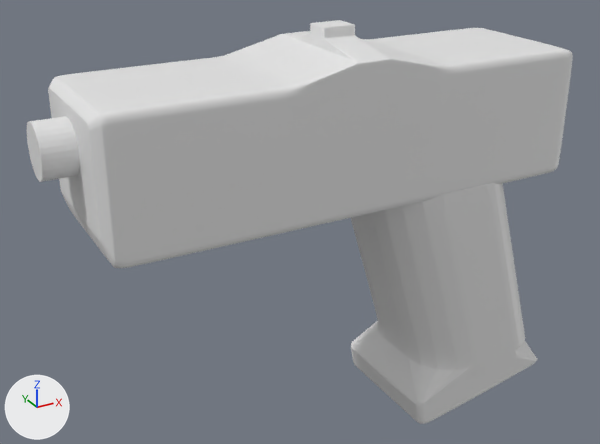
Before and after pictures for a commit that changed the Blender file models/usp2.blend.
The view is the same before and after, from a camera (50 mm lens) standing at (-4.36, -9.19, 5.07) and looking at (0.81, 0.2, 0.37). Lighting does not change. The marker at lower left points along +X, +Y and +Z.

The scene before the commit, as lines of its bpy script (objects in view):
```python
me_cube_001 = bpy.data.meshes.new('Cube.001')
me_cube_001.from_pydata(...)  # 32 vertices, 23 faces; spans x -4.83..1.97, y -1.0..0.0, z -0.87..1.42
me_cylinder = bpy.data.meshes.new('Cylinder')
me_cylinder.from_pydata(...)  # a 32-sided cylinder along z spanning x -1.0..1.0, y -1.0..1.0, z -1.0..1.0
me_plane = bpy.data.meshes.new('Plane')
me_plane.from_pydata(...)  # 47 vertices, 32 faces; spans x -1.54..1.47, y -1.0..0.0, z -0.59..3.26
ob_cube = bpy.data.objects.new('Cube', me_cube_001)
ob_cube.location = (2.54, 0.0, 1.71)
_m = ob_cube.modifiers.new('Mirror', 'MIRROR')
_m.use_axis = (False, True, False)
_m.use_clip = True
_m = ob_cube.modifiers.new('Bevel', 'BEVEL')
_m.width = 8.194
_m.width_pct = 8.194
_m.segments = 4
_m.limit_method = 'NONE'
_m.offset_type = 'PERCENT'
_m.spread = 0.0
_m = ob_cube.modifiers.new('Subsurf', 'SUBSURF')
_m.levels = 2
ob_cylinder = bpy.data.objects.new('Cylinder', me_cylinder)
ob_cylinder.location = (-2.36, 0.0, 2.05)
ob_cylinder.rotation_euler = (0.0, 1.571, 0.0)  # degrees (0, 90, 0)
ob_cylinder.scale = (0.342, 0.342, 0.342)
ob_plane = bpy.data.objects.new('Plane', me_plane)
ob_plane.location = (3.1, 0.0, -2.33)
_m = ob_plane.modifiers.new('Mirror', 'MIRROR')
_m.use_axis = (False, True, False)
_m.use_clip = True
_m = ob_plane.modifiers.new('Bevel', 'BEVEL')
_m.width = 10.76
_m.width_pct = 10.76
_m.segments = 8
_m.limit_method = 'NONE'
_m.offset_type = 'PERCENT'
_m.spread = 0.0
_m = ob_plane.modifiers.new('Subsurf', 'SUBSURF')
_m.levels = 2
```
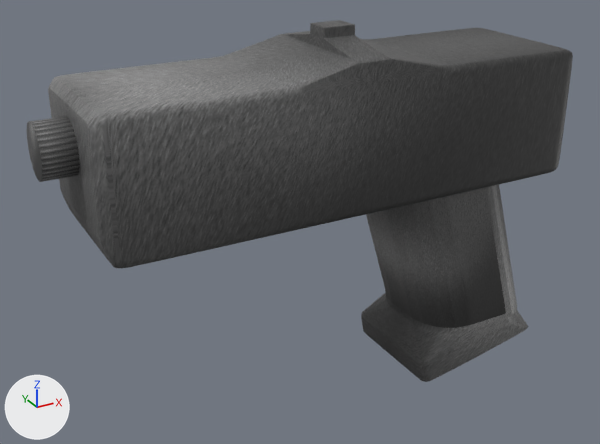
Patch to the scene script:
```diff
--- a/models/usp2.blend.py
+++ b/models/usp2.blend.py
@@ img_texturex_brushed_silver_steel_metal_stock_texture_800_jpg @@
+img_texturex_brushed_silver_steel_metal_stock_texture_800_jpg = load_image('TextureX Brushed Silver Steel Metal Stock Texture_800.jpg', 'TextureX Brushed Silver Steel Metal Stock Texture_800.jpg', 800, 600, 'sRGB')
@@ mat_texturex_brushed_silver_steel_metal_stock_texture_800_jpg @@
+mat_texturex_brushed_silver_steel_metal_stock_texture_800_jpg = principled_material('TextureX Brushed Silver Steel Metal Stock Texture_800.jpg')
+mat_texturex_brushed_silver_steel_metal_stock_texture_800_jpg.texture = img_texturex_brushed_silver_steel_metal_stock_texture_800_jpg
@@ me_cylinder @@
 me_cylinder.from_pydata(...)  # 64 vertices, 34 faces; spans x -1.0..1.0, y -1.0..1.0, z -1.0..1.0
+me_cylinder.materials.append(mat_texturex_brushed_silver_steel_metal_stock_texture_800_jpg)  # picture img_texturex_brushed_silver_steel_metal_stock_texture_800_jpg
@@ me_cube_001 @@
 me_cube_001.from_pydata(...)  # 32 vertices, 23 faces; spans x -4.83..1.97, y -1.0..0.0, z -0.87..1.42
 # used by ob_cube; location = (2.54, 0.0, 1.71)
+# me_cube_001 part 1: texture (UV) coordinates changed
+me_cube_001.materials.append(mat_texturex_brushed_silver_steel_metal_stock_texture_800_jpg)  # picture img_texturex_brushed_silver_steel_metal_stock_texture_800_jpg
@@ me_plane @@
 me_plane.from_pydata(...)  # 47 vertices, 32 faces; spans x -1.54..1.47, y -1.0..0.0, z -0.59..3.26
+me_plane.materials.append(mat_texturex_brushed_silver_steel_metal_stock_texture_800_jpg)  # picture img_texturex_brushed_silver_steel_metal_stock_texture_800_jpg
@@ ob_plane @@
 ob_plane = bpy.data.objects.new('Plane', me_plane)
-ob_plane.location = (3.1, 0.0, -2.33)
+ob_plane.location = (3.1, 0.0, -1.73)
+ob_plane.scale = (0.878, 0.878, 0.878)
 _m = ob_plane.modifiers.new('Mirror', 'MIRROR')
```

Where the change shows, as pixel boxes (x1, y1, x2, y2) in the pictures (600 x 444 px):
'Cube', recoloured, surface changed
    both: (48, 20, 573, 268)
'Plane', recoloured, moved, rescaled
    before: (351, 183, 537, 424)
    after: (361, 185, 528, 382)
'Cylinder', recoloured
    both: (27, 116, 80, 182)
